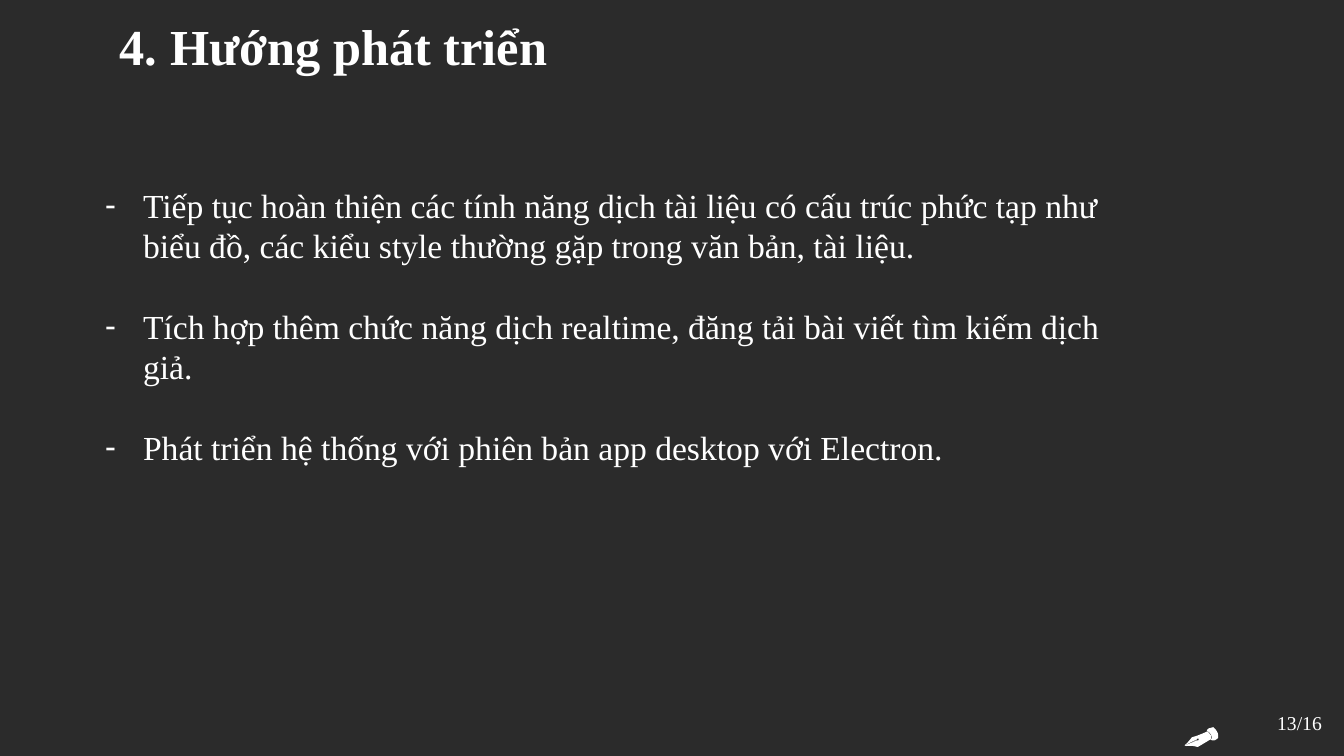
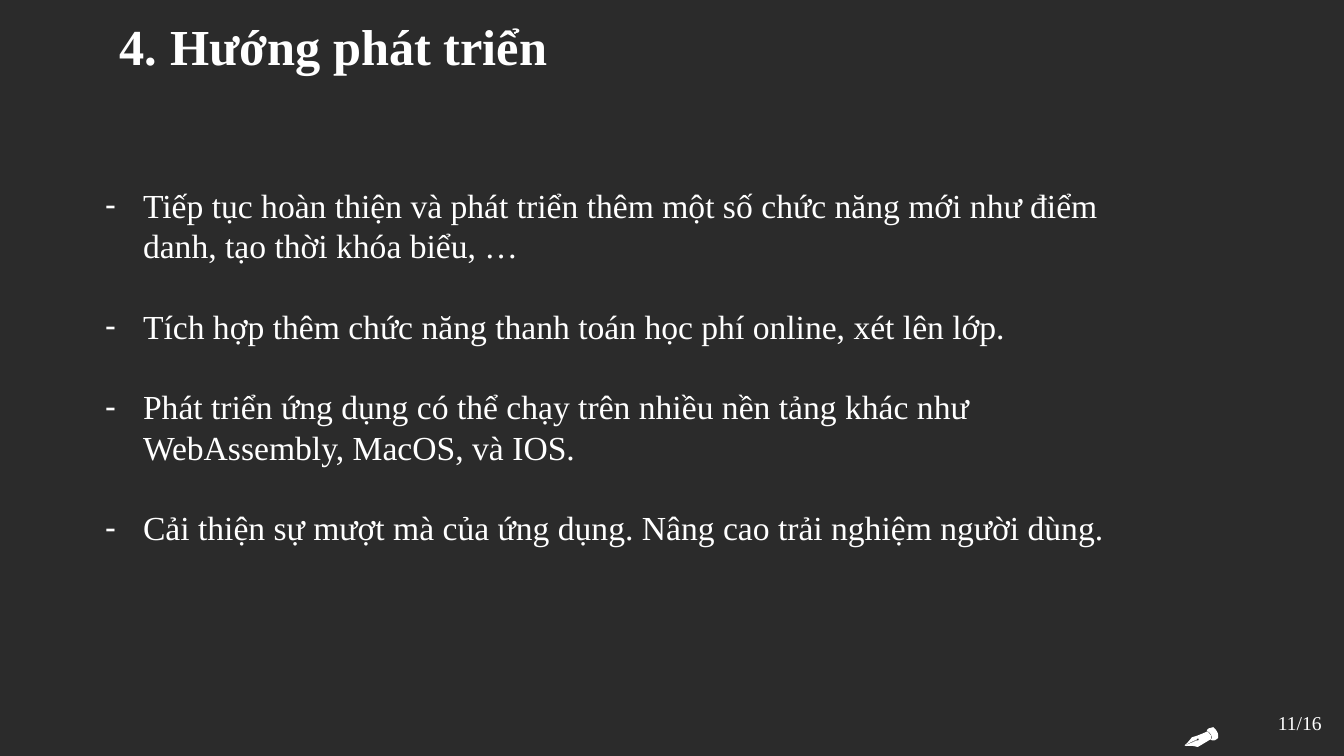
Before and after one commit to DoanVanQuan21/SchoolManagement, a slide deck: slide 11 of Datas/slides/DATN_DoanVanQuan_2020602342.pptx (slide 13 before the commit). Drawn at 1344x756 pixels with LibreOffice and Linux fonts; fonts in the diff are those of the drawing; background and template pictures are left out; a plain dark background stands for a picture behind light text. Boxes give left, top, right and bottom in pixels: in the first picture for what was removed or moved away, otherwise in the second. Text is boxed around its words. In the diff, an @@ line names an element or a change of style, - is before the commit and + after.

```diff
--- a/Datas/slides/DATN_DoanVanQuan_2020602342.pptx
+++ b/Datas/slides/DATN_DoanVanQuan_2020602342.pptx
@@ text at <box>143,193,1104,547</box>: text changed @@
-⁃ Tiếp tục hoàn thiện các tính năng dịch tài liệu có cấu trúc phức tạp như biểu đồ, các kiểu style thường gặp trong văn bản, tài liệu.
-⁃ Tích hợp thêm chức năng dịch realtime, đăng tải bài viết tìm kiếm dịch giả.
-⁃ Phát triển hệ thống với phiên bản app desktop với Electron.
+⁃ Tiếp tục hoàn thiện và phát triển thêm một số chức năng mới như điểm danh, tạo thời khóa biểu, …
+⁃ Tích hợp thêm chức năng thanh toán học phí online, xét lên lớp.
+⁃ Phát triển ứng dụng có thể chạy trên nhiều nền tảng khác như WebAssembly, MacOS, và IOS.
+⁃ Cải thiện sự mượt mà của ứng dụng. Nâng cao trải nghiệm người dùng.
@@ page number at <box>1278,717,1322,730</box>: text changed @@
-13/16
+11/16
```
Also in this commit, not shown: 4 other slides changed, 2 slides removed, 6 other files.
